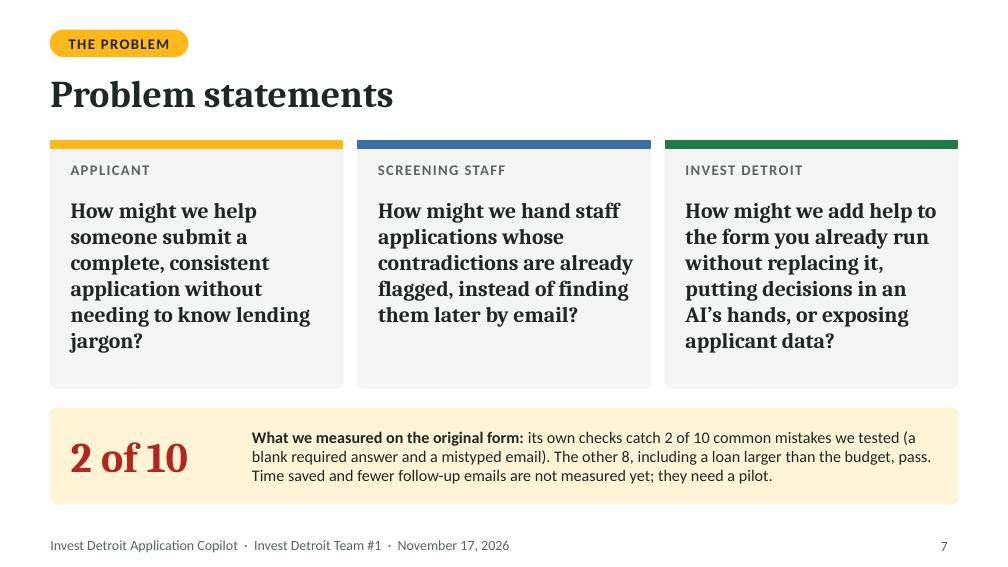
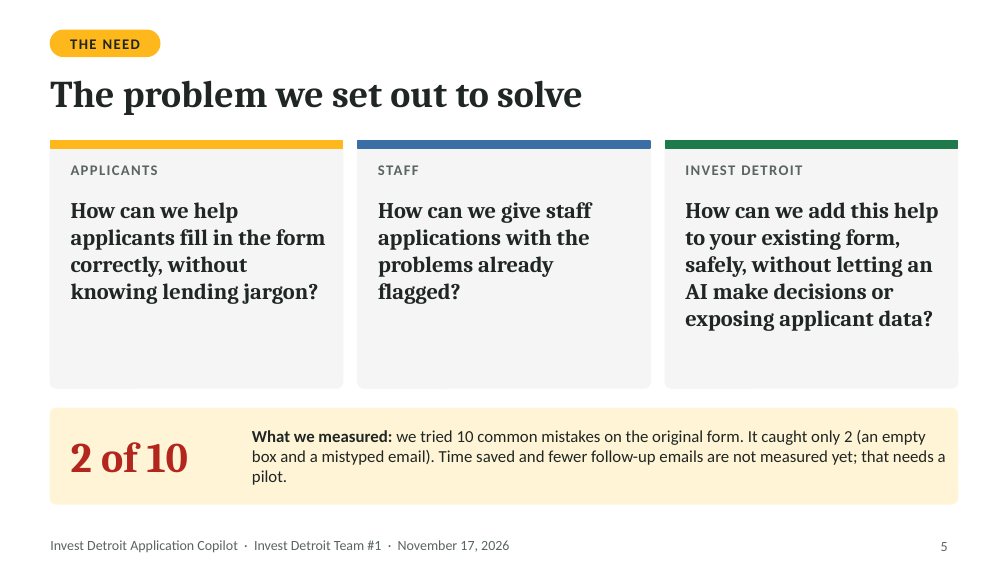
Before and after one commit to ojhnny/invest-detroit-application-copilot, a slide deck: slide 5 of docs/presentation/Invest-Detroit-Copilot-Final-Presentation.pptx (slide 7 before the commit). Drawn at 1008x567 pixels with LibreOffice and Linux fonts; fonts in the diff are those of the drawing. Boxes give left, top, right and bottom in pixels: in the first picture for what was removed or moved away, otherwise in the second. Text is boxed around its words. In the diff, an @@ line names an element or a change of style, - is before the commit and + after.

```diff
--- a/docs/presentation/Invest-Detroit-Copilot-Final-Presentation.pptx
+++ b/docs/presentation/Invest-Detroit-Copilot-Final-Presentation.pptx
@@ rounded rectangle: place and size @@
-rounded rectangle at (50,30,187,56)
+rounded rectangle at (50,30,160,56)
@@ text at (70,39,140,49): text changed @@
-THE PROBLEM
+THE NEED
@@ text at (50,80,583,115): text changed @@
-Problem statements
+The problem we set out to solve
@@ text at (71,165,158,175): text changed @@
-APPLICANT
+APPLICANTS
@@ text at (378,165,419,175): text changed @@
-SCREENING STAFF
+STAFF
@@ text at (71,202,325,304): text changed; size 15.5 to 16 pt @@
-How might we help someone submit a complete, consistent application without needing to know lending jargon?
+How can we help applicants fill in the form correctly, without knowing lending jargon?
@@ text at (378,202,591,304): text changed; size 15.5 to 16 pt @@
-How might we hand staff applications whose contradictions are already flagged, instead of finding them later by email?
+How can we give staff applications with the problems already flagged?
@@ text at (685,202,939,331): text changed; size 15.5 to 16 pt @@
-How might we add help to the form you already run without replacing it, putting decisions in an AI’s hands, or exposing applicant data?
+How can we add this help to your existing form, safely, without letting an AI make decisions or exposing applicant data?
@@ text at (252,430,946,485): text changed; size 11.5 to 12 pt @@
-What we measured on the original form: its own checks catch 2 of 10 common mistakes we tested (a blank required answer and a mistyped email). The other 8, including a loan larger than the budget, pass. Time saved and fewer follow-up emails are not measured yet; they need a pilot.
+What we measured: we tried 10 common mistakes on the original form. It caught only 2 (an empty box and a mistyped email). Time saved and fewer follow-up emails are not measured yet; that needs a pilot.
@@ page number at (941,542,948,551): text changed @@
-7
+5
```
Also in this commit, not shown: 16 other slides changed, 3 slides added, 14 slides removed, 1 other file.
